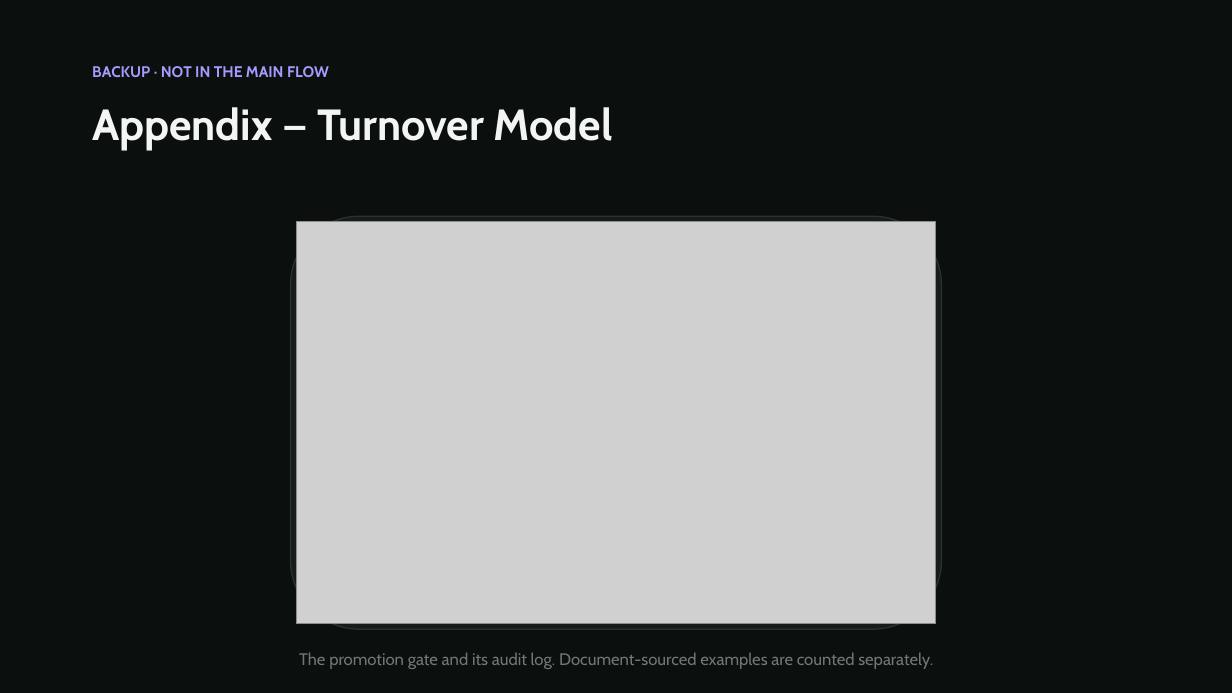
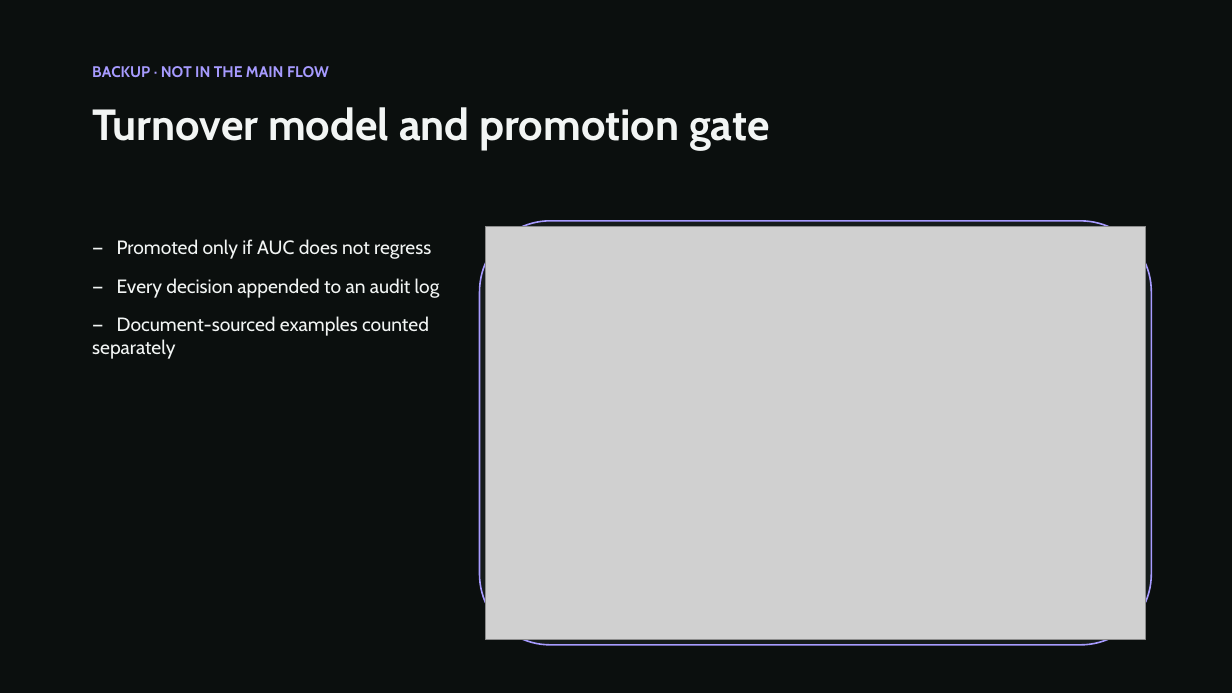
Before and after one commit to AzizKhayati1/companysim, a slide deck: slide 26 of docs/reading-the-paperwork.pptx (slide 22 before the commit). Drawn at 1232x693 pixels with LibreOffice and Linux fonts; fonts in the diff are those of the drawing; grey boxes stand for pictures. Boxes give left, top, right and bottom in pixels: in the first picture for what was removed or moved away, otherwise in the second. Text is boxed around its words. In the diff, an @@ line names an element or a change of style, - is before the commit and + after.

```diff
--- a/docs/reading-the-paperwork.pptx
+++ b/docs/reading-the-paperwork.pptx
@@ text at bbox=[92, 107, 770, 150]: text changed @@
-Appendix — Turnover Model
+Turnover model and promotion gate
@@ text added at bbox=[92, 239, 440, 359], 15 pt, text #F2F5F4 @@
+— Promoted only if AUC does not regress
+— Every decision appended to an audit log
+— Document-sourced examples counted separately
@@ rounded rectangle: place and size @@
-rounded rectangle at bbox=[290, 216, 941, 629]
+rounded rectangle at bbox=[480, 221, 1152, 645]
@@ rounded rectangle at bbox=[480, 221, 1152, 645]: outline #2A3332 1 pt to #A79BFF 1.25 pt @@
@@ picture: place and size @@
-picture at bbox=[296, 222, 935, 624]
+picture at bbox=[485, 226, 1146, 640]
@@ text removed at bbox=[299, 652, 933, 669] @@
-The promotion gate and its audit log. Document-sourced examples are counted separately.
```
Also in this commit, not shown: 9 slides added, 2 slides removed, 12 other files.
